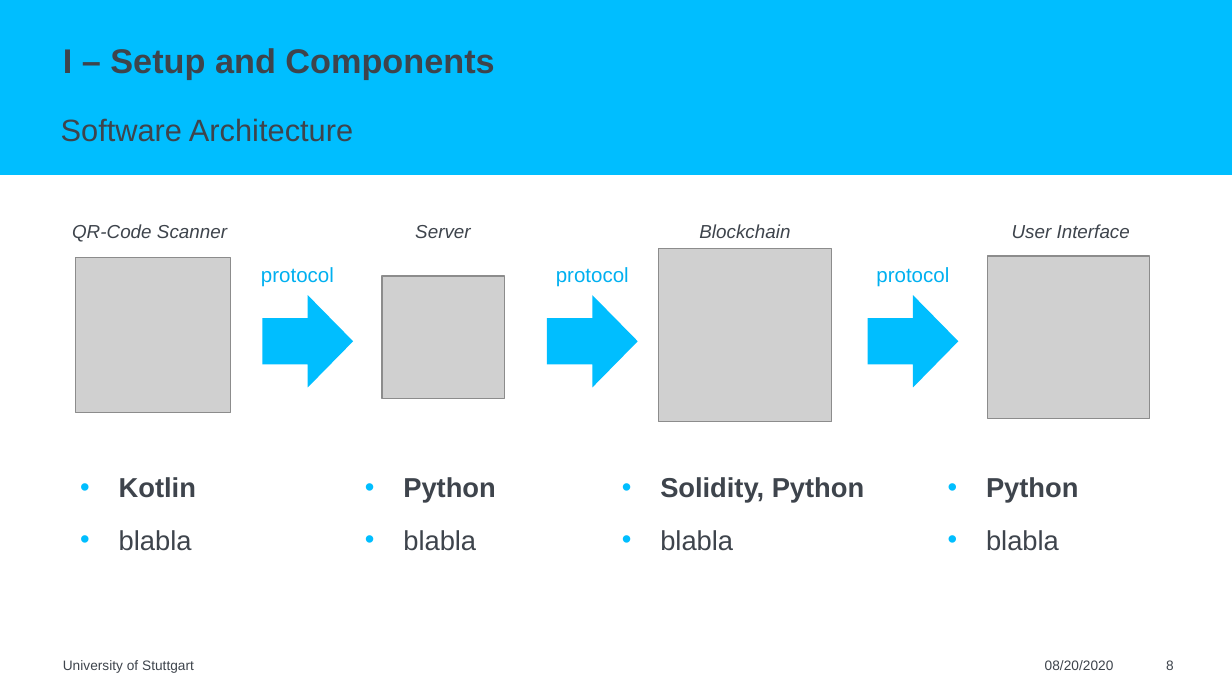
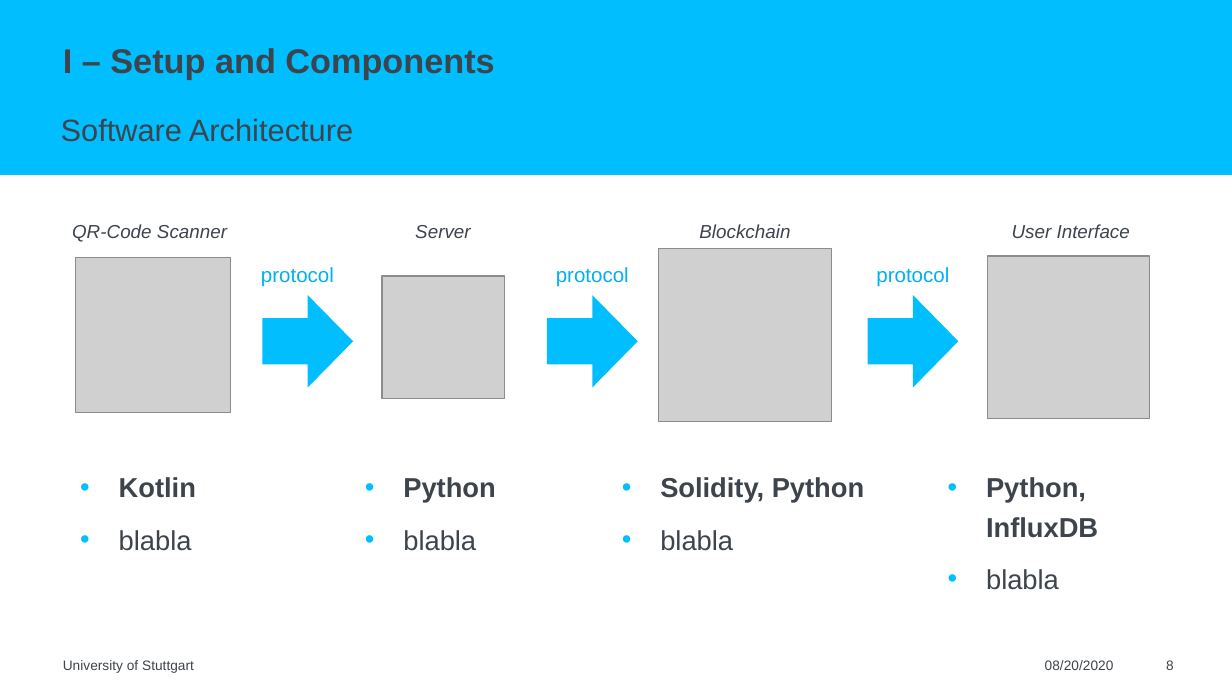
Before and after one commit to mario-r99/hackathon-2022, a slide deck: slide 8 of pitch/pitch.pptx. Drawn at 1232x693 pixels with LibreOffice and Linux fonts; fonts in the diff are those of the drawing; grey boxes stand for pictures. Boxes give left, top, right and bottom in pixels: in the first picture for what was removed or moved away, otherwise in the second. Text is boxed around its words. In the diff, an @@ line names an element or a change of style, - is before the commit and + after.

```diff
--- a/pitch/pitch.pptx
+++ b/pitch/pitch.pptx
@@ text at [986,477,1098,538]: text changed @@
-• Python
+• Python, InfluxDB
```
Also in this commit, not shown: 2 other slides changed, 3 other files.
